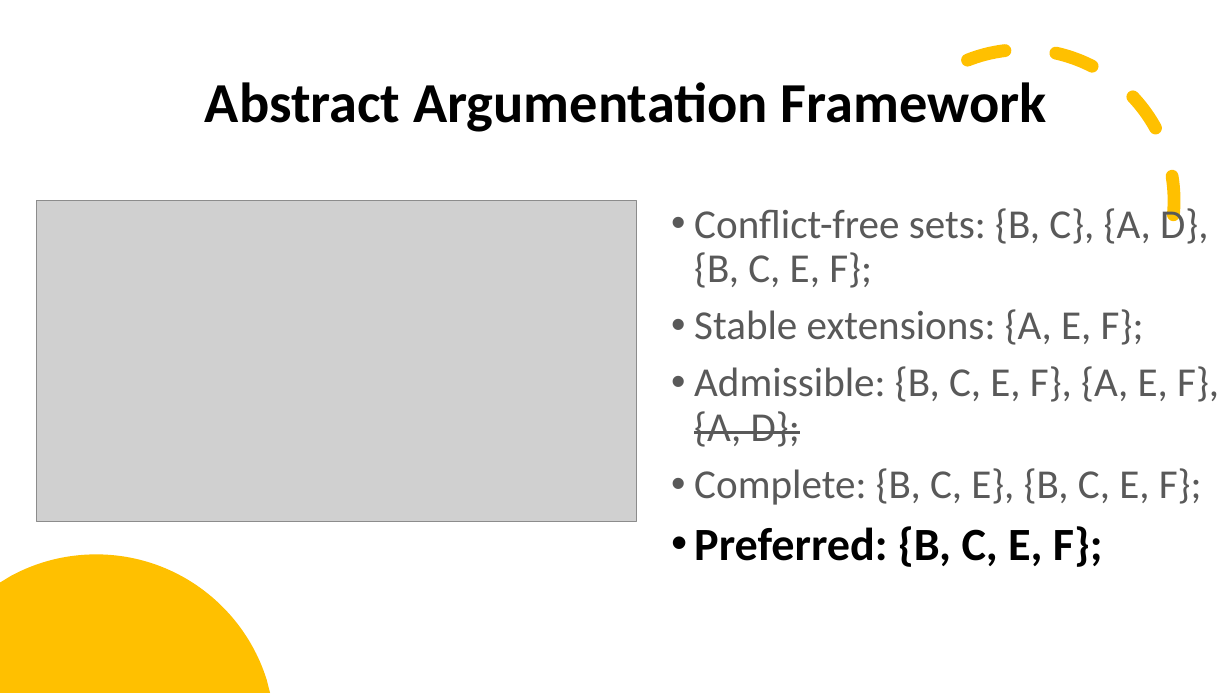
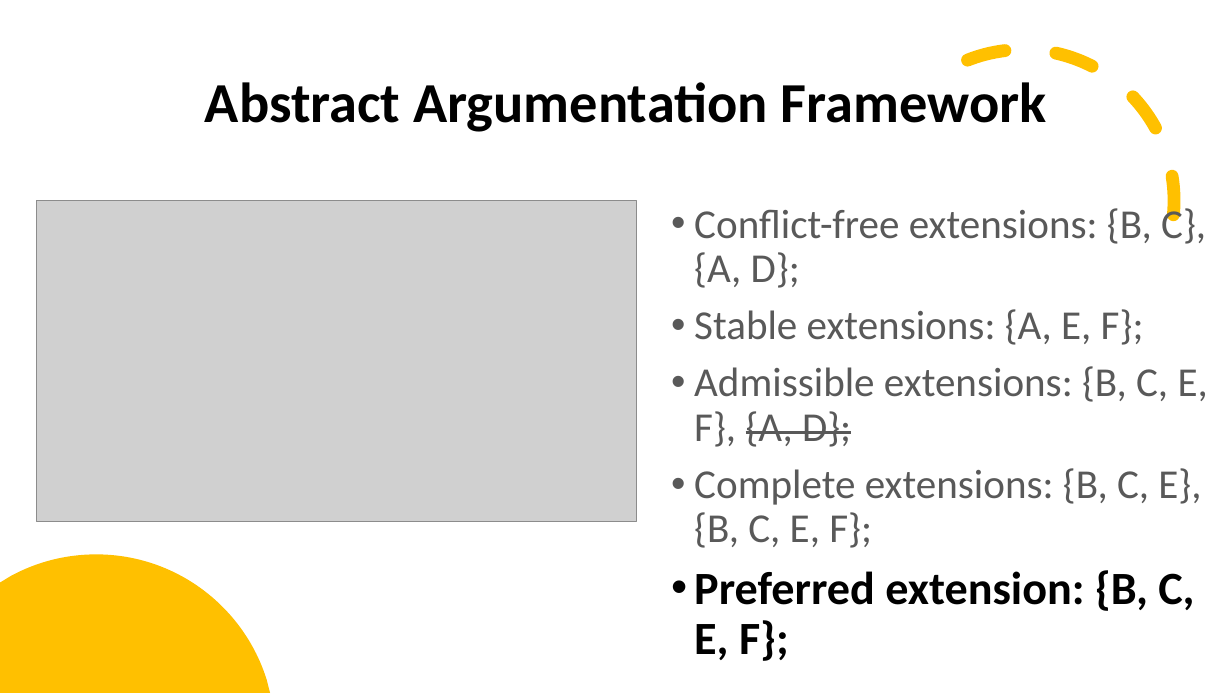
Before and after one commit to stefandr99/ConstrainedArgumentationFramework, a slide deck: slide 11 of Argumentation framework.pptx (slide 13 before the commit). Drawn at 1232x693 pixels with LibreOffice and Linux fonts; fonts in the diff are those of the drawing; grey boxes stand for pictures. Boxes give left, top, right and bottom in pixels: in the first picture for what was removed or moved away, otherwise in the second. Text is boxed around its words. In the diff, an @@ line names an element or a change of style, - is before the commit and + after.

```diff
--- a/Argumentation framework.pptx
+++ b/Argumentation framework.pptx
@@ text at (694, 204, 1206, 288): text changed @@
-• Conflict-free sets: {B, C}, {A, D}, {B, C, E, F};
+• Conflict-free extensions: {B, C}, {A, D};
@@ text at (694, 366, 1208, 661): text changed @@
-• Admissible: {B, C, E, F}, {A, E, F}, {A, D};
-• Complete: {B, C, E}, {B, C, E, F};
-• Preferred: {B, C, E, F};
+• Admissible extensions: {B, C, E, F}, {A, D};
+• Complete extensions: {B, C, E}, {B, C, E, F};
+• Preferred extension: {B, C, E, F};
```
Also in this commit, not shown: 13 other slides changed, 4 slides added, 4 slides removed.
